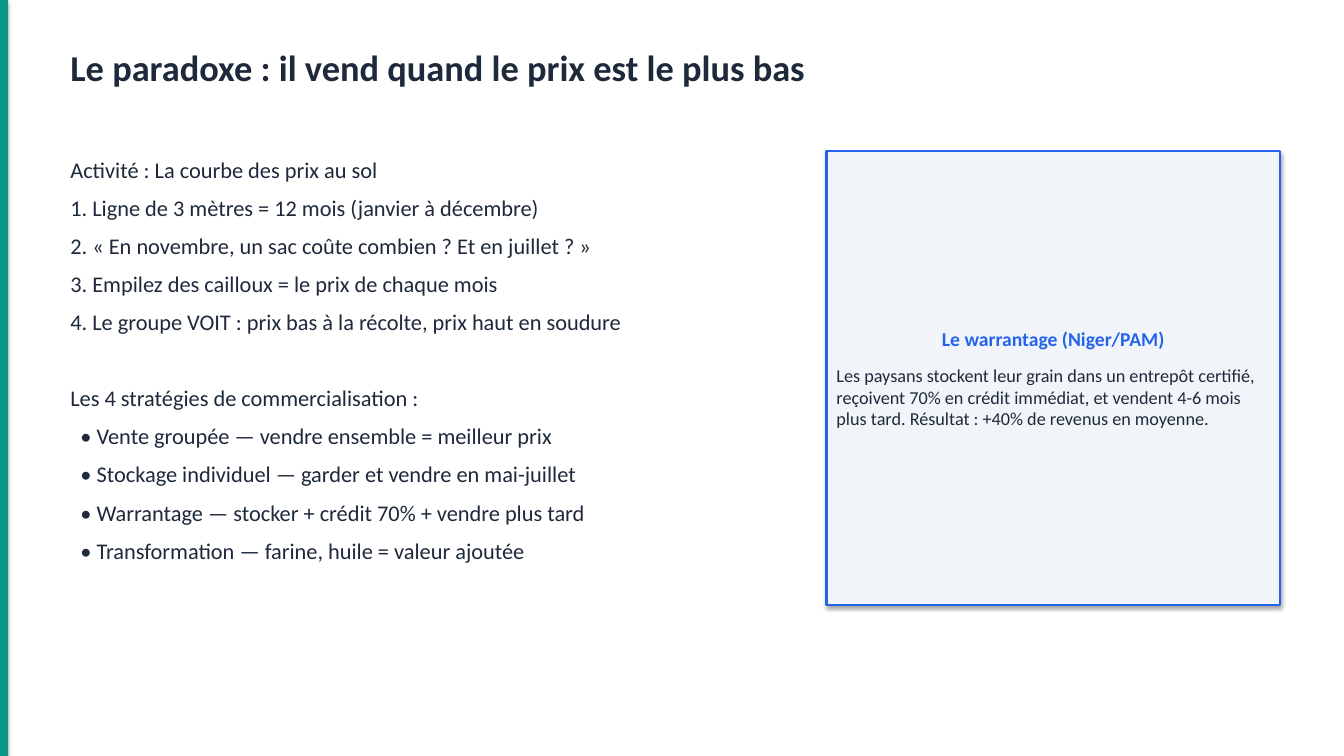
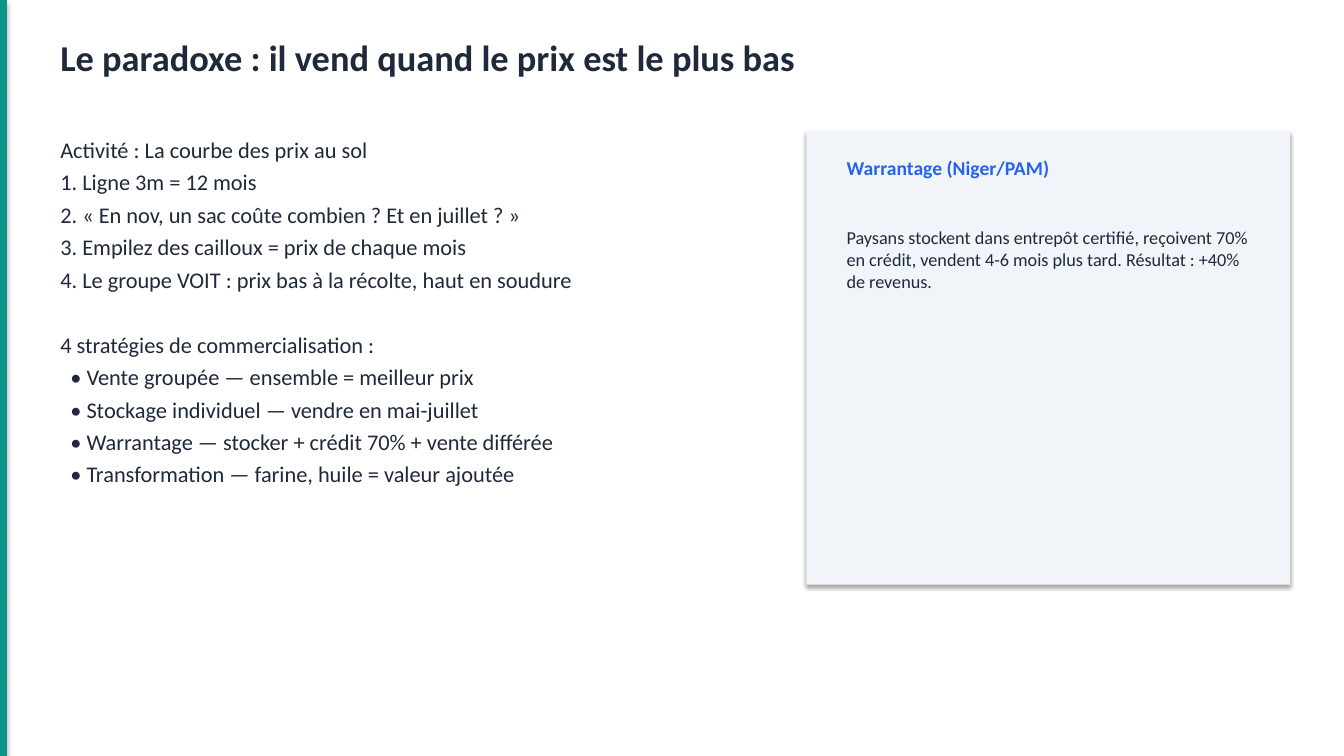
Before and after one commit to Louistatch/portefolio, a slide deck: slide 31 of TOF-FIN-01_Gestion_Financiere_Paysanne.pptx (slide 32 before the commit). Drawn at 1344x756 pixels with LibreOffice and Linux fonts; fonts in the diff are those of the drawing. Boxes give left, top, right and bottom in pixels: in the first picture for what was removed or moved away, otherwise in the second. Text is boxed around its words. In the diff, an @@ line names an element or a change of style, - is before the commit and + after.

```diff
--- a/TOF-FIN-01_Gestion_Financiere_Paysanne.pptx
+++ b/TOF-FIN-01_Gestion_Financiere_Paysanne.pptx
@@ text "Le paradoxe : il vend ...": place and size @@
-text "Le paradoxe : il vend ..." at [70, 55, 805, 87]
+text "Le paradoxe : il vend ..." at [60, 45, 795, 77]
@@ text "Activité : La courbe des ...": place and size @@
-text "Activité : La courbe des ..." at [70, 162, 621, 563]
+text "Activité : La courbe des ..." at [60, 142, 571, 486]
@@ text at [60, 142, 514, 486]: less space between paragraphs @@
@@ rectangle added at [807, 131, 1291, 585], fill #F1F5F9 @@
@@ text at [60, 174, 571, 454]: text changed @@
-1. Ligne de 3 mètres = 12 mois (janvier à décembre)
-2. « En novembre, un sac coûte combien ? Et en juillet ? »
-3. Empilez des cailloux = le prix de chaque mois
-4. Le groupe VOIT : prix bas à la récolte, prix haut en soudure
-Les 4 stratégies de commercialisation :
-• Vente groupée — vendre ensemble = meilleur prix
-• Stockage individuel — garder et vendre en mai-juillet
-• Warrantage — stocker + crédit 70% + vendre plus tard
+1. Ligne 3m = 12 mois
+2. « En nov, un sac coûte combien ? Et en juillet ? »
+3. Empilez des cailloux = prix de chaque mois
+4. Le groupe VOIT : prix bas à la récolte, haut en soudure
+4 stratégies de commercialisation :
+• Vente groupée — ensemble = meilleur prix
+• Stockage individuel — vendre en mai-juillet
+• Warrantage — stocker + crédit 70% + vente différée
@@ text added at [847, 160, 1050, 179], 14 pt, text #2563EB, bold @@
+Warrantage (Niger/PAM)
@@ text "Paysans stockent dans entrepôt certifié, ...": place and size @@
-text "Paysans stockent dans entrepôt certifié, ..." at [827, 151, 1280, 605]
+text "Paysans stockent dans entrepôt certifié, ..." at [847, 231, 1247, 288]
@@ text "Paysans stockent dans entrepôt certifié, ..." at [847, 231, 1247, 288]: vertical alignment middle to top; fill #F1F5F9 to none; outline #2563EB 1.5 pt to none; shadow off @@
@@ text at [847, 231, 1247, 288]: text changed @@
-Le warrantage (Niger/PAM)
-Les paysans stockent leur grain dans un entrepôt certifié, reçoivent 70% en crédit immédiat, et vendent 4-6 mois plus tard. Résultat : +40% de revenus en moyenne.
+Paysans stockent dans entrepôt certifié, reçoivent 70% en crédit, vendent 4-6 mois plus tard. Résultat : +40% de revenus.
```
Also in this commit, not shown: 47 other slides changed, 1 slide removed, 1 other file.
